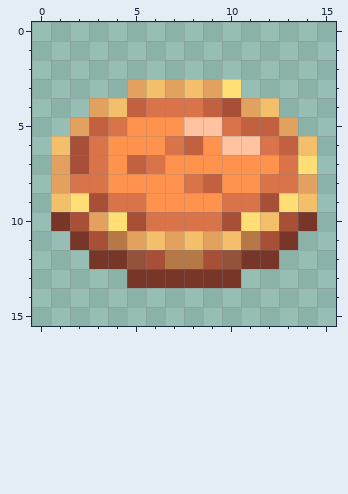
Pixel-art sprite -- textures/cooking_pumpkin_pie.png. The first picture shows the starting point.
The file is 16x16 pixels.
Once edited:
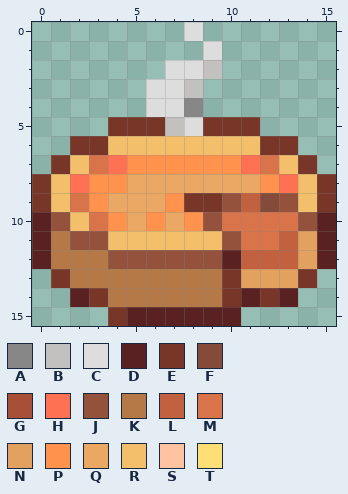
Palette (. is transparent): A #888787  B #c3c0c0  C #dddddd  D #592121  E #773627  F #844b3a  G #a84f37  H #ff7153  J #94523c  K #b57947  L #c16140  M #d97349  N #e3a160  P #ff934d  Q #eba865  R #f3bf6b  S #ffc3a2  T #ffde75
Diff:
@@ x 0..15 @@
- 0 ................
- 1 ................
- 2 ................
- 3 .....NRNRNT.....
- 4 ...NRLMMMLGNR...
- 5 ..NLMPPPSSMLLN..
- 6 .RGMPPPMLPSSMLR.
- 7 .NGMPLMPPPPPPMT.
- 8 .NMMPPPPMLPPMMN.
- 9 .RTGMMPPPPMMGTR.
-10 .EGNTGMMMMGTRGE.
-11 ..EGKNRNRNRKGE..
-12 ...EEJGKKGJEE...
-13 .....EEEEEE.....
-14 ................
-15 ................
+ 0 ........C.......
+ 1 .........C......
+ 2 .......CCB......
+ 3 ......CCB.......
+ 4 ......CCA.......
+ 5 ....EEEBCEEE....
+ 6 ..EERRRRRRRREE..
+ 7 .ERMHPPPPPPHMRE.
+ 8 ERHPPQQQQQQQPHRE
+ 9 ERMPQQQPEEJLFJRE
+10 DJRMPQPQPJMMMMJD
+11 DKJJRRRRRRJMMLND
+12 DKKKJJJJJJDLLLND
+13 .EKKKKKKKKENNNE.
+14 ..DEKKKKKKEDED..
+15 ....EDDDDDD.....
Boxes around the changes in both pictures, in picture pixels (x1, y1, x2, y2):
changed: (32, 22, 336, 326)
